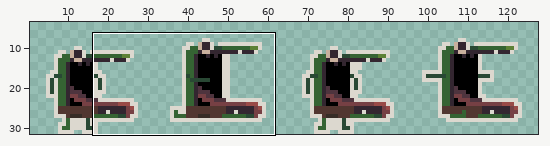
File history of a sprite sheet, Sprites/Player/player[side](2)_walk_choppy-Sheet.png. The first picture is a wide view before the edit; the outline marks the close-up.
Close-up. Old version:
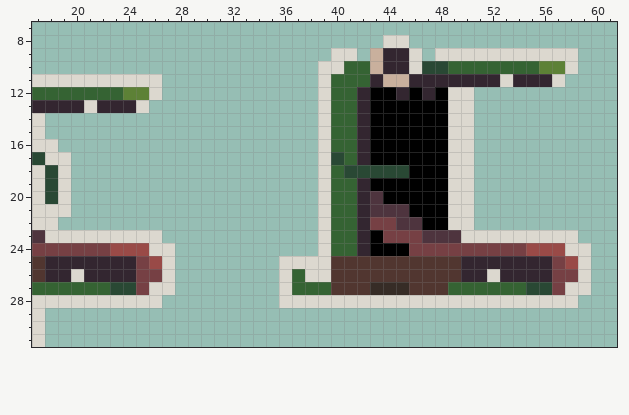
The file is 128x32 pixels. Shown: x 17..61, y 7..31. The old version is drawn lined up with the new one. The wide view leaves out empty margins. The commit also changed other parts of the picture, which this record leaves out.
Once edited:
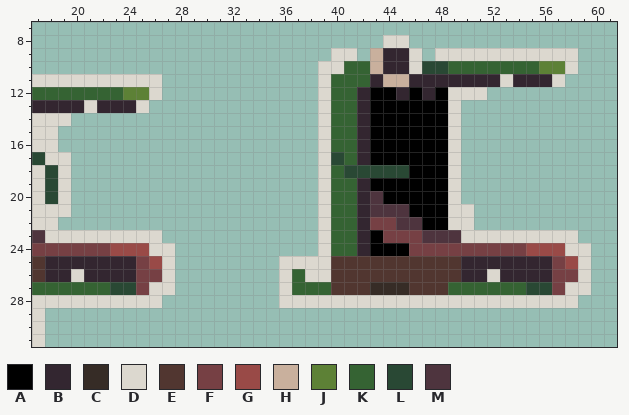
Palette (. is transparent): A #000000  B #332630  C #362c26  D #dcd8cf  E #513630  F #764044  G #994a47  H #c9b09d  J #5d8136  K #356333  L #294834  M #4e343e
What changed:
drawings rearranged on the sheet (the old picture shows each at its new place)
@@ x 17..61 @@
 11 DDDDDDDDDD............DKKKBHHBBBBBBBDBBBD....
-12 KKKKKKKJJD............DKKBAABABADD...........
-13 BBBBDBBBD.............DKKBAAAAAADD...........
-14 D.....................DKKBAAAAAADD...........
-15 D.....................DKKBAAAAAADD...........
-16 DD....................DKKBAAAAAADD...........
-17 LDD...................DLKBAAAAAADD...........
-18 DLD...................DKLLLLLAAADD...........
-19 DLD...................DKKBAAAAAADD...........
-20 DLD...................DKKBMAAAAADD...........
+12 KKKKKKKJJD............DKKBAABABADDD..........
+13 BBBBDBBBD.............DKKBAAAAAAD............
+14 DDD...................DKKBAAAAAAD............
+15 DD....................DKKBAAAAAAD............
+16 DD....................DKKBAAAAAAD............
+17 LDD...................DLKBAAAAAAD............
+18 DLD...................DKLLLLLAAAD............
+19 DLD...................DKKBAAAAAAD............
+20 DLD...................DKKBMAAAAAD............
 21 DDD...................DKKBMMMAAADD...........
Boxes around the changes in both close-ups, in picture pixels (x1, y1, x2, y2):
changed: (461, 87, 487, 204)
added: (45, 113, 71, 139)
